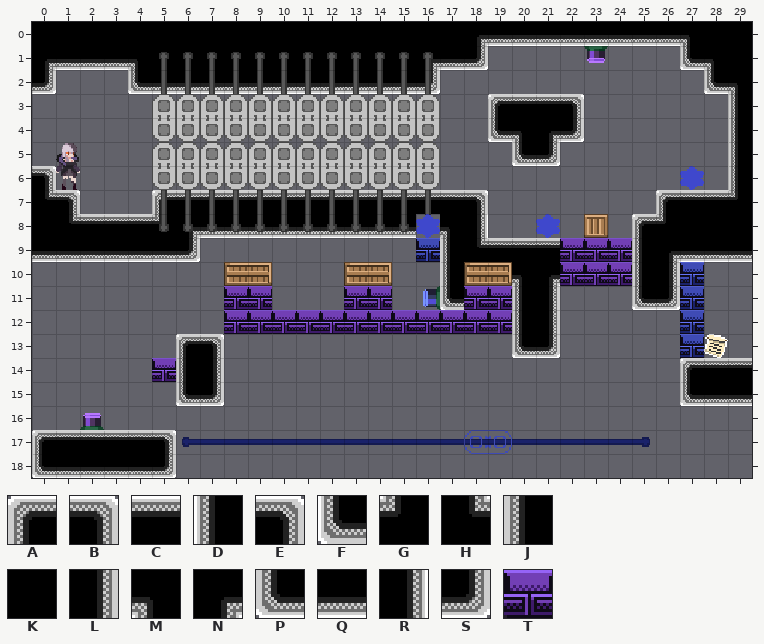
Tiled map: Assets/maps/BookmarkLevels/2 - Lower Class Rooms/6 - UnlockGravitySwap.tmx. The picture above was drawn from the file before the commit.
Cells are 16x16 px. Shown: x 0..29, y 0..18.
Key: from "Memory world tileset": A 0, B 0 flipped left-right, C 1, D 1 flipped on the diagonal, E 2, F 2 flipped on the diagonal, G 3, H 3 flipped left-right, J 5, K 6, L 7, M 8, N 9, P 10, Q 11, R 11 turned 270, S 12; from "PlaceholderSprites": T 28.
_ is an empty cell.
Layers that did not change in this view are not listed.
Layer "ground" before, first column x 0:
 0 KKKKKKKKKKKKKKKKKKNQQQQQQQQMKK
 1 NQQQMKKKKKKKKKKKNQS________PMK
 2 S___PQQQQQQQQQQQS___________PM
 3 ___________________ACCE______J
 4 ___________________PMNS______J
 5 ____________________PS_______J
 6 B____________________________J
 7 HB___ACCCCCCCCCCCCE_______ACCG
 8 KHCCCGNQQQQQQQQQ_MR______AGKKK
 9 QQQQQQS__________DHCCC___JNQQQ
10 _________________D__MN___JL___
11 _________________F__JL___PS___
12 ____________________JL________
13 ______AE____________PS________
14 ______JL___________________ACC
15 ______PS___________________PQQ
16 ______________________________
17 ACCCCE________________________
18 PQQQQS________________________
Layer "onoff2-defaulton" before, first column x 0:
 0 ______________________________
 1 ______________________________
 2 ______________________________
 3 ______________________________
 4 ______________________________
 5 ______________________________
 6 ______________________________
 7 ______________________________
 8 ______________________________
 9 ______________________TTT_____
10 ______________________TTT_____
11 ________TT___TT___TT__________
12 ________TTTTTTTTTTTT__________
13 ______________________________
14 _____T________________________
15 ______________________________
16 ______________________________
17 ______________________________
18 ______________________________
The result:
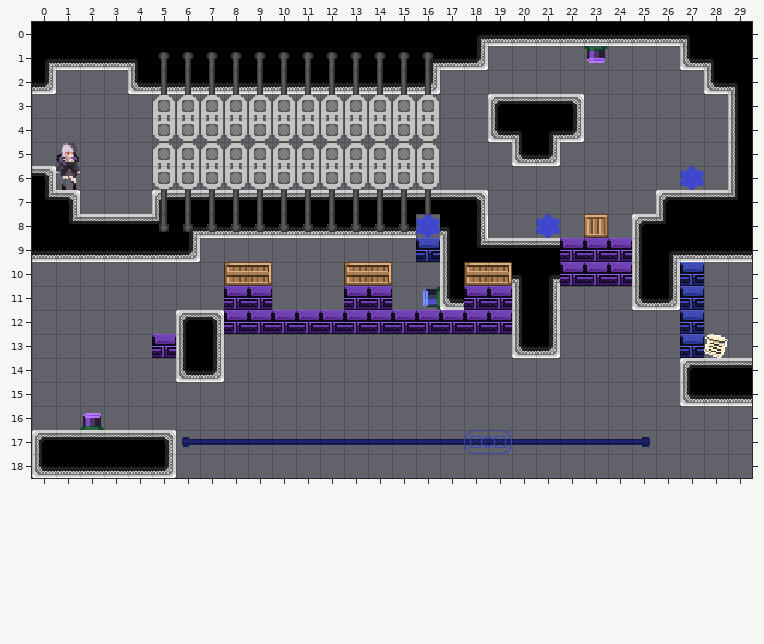
The exact change:
{"where": "layer \"ground\""}
{"y":12,"x":6,"old":"__","new":"AE"}
{"y":13,"x":6,"old":"AE","new":"JL"}
{"y":14,"x":6,"old":"JL","new":"PS"}
{"y":15,"x":6,"old":"PS","new":"__"}
{"where": "layer \"onoff2-defaulton\""}
{"y":13,"x":5,"old":"_","new":"T"}
{"y":14,"x":5,"old":"T","new":"_"}
{"label":"changed","picture_box":[152,310,224,406]}
